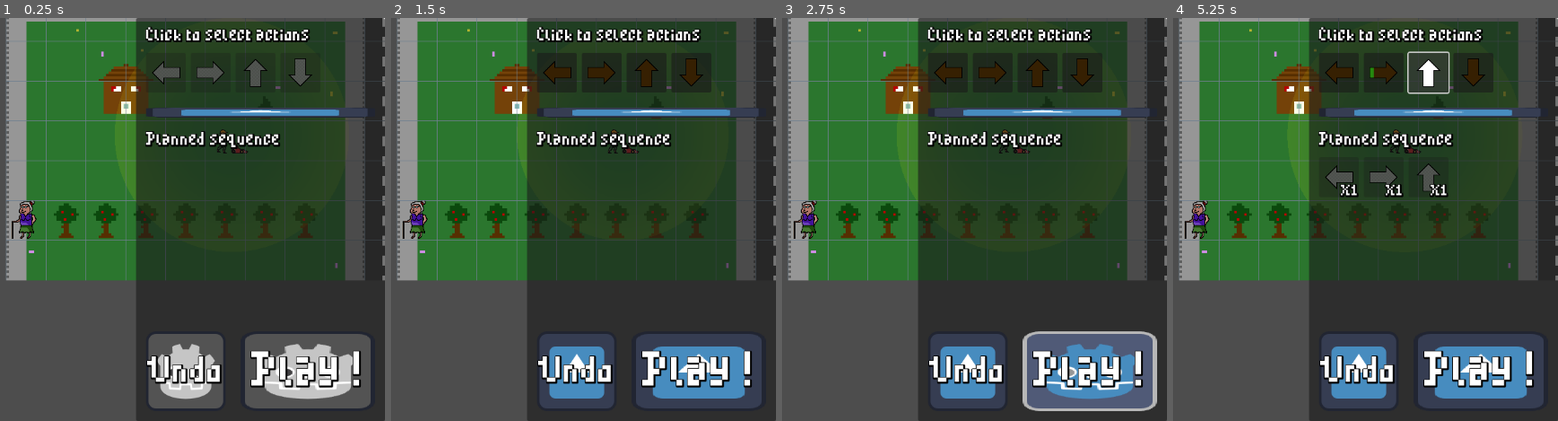
Above: before the commit, frames 1-4 (left to right).
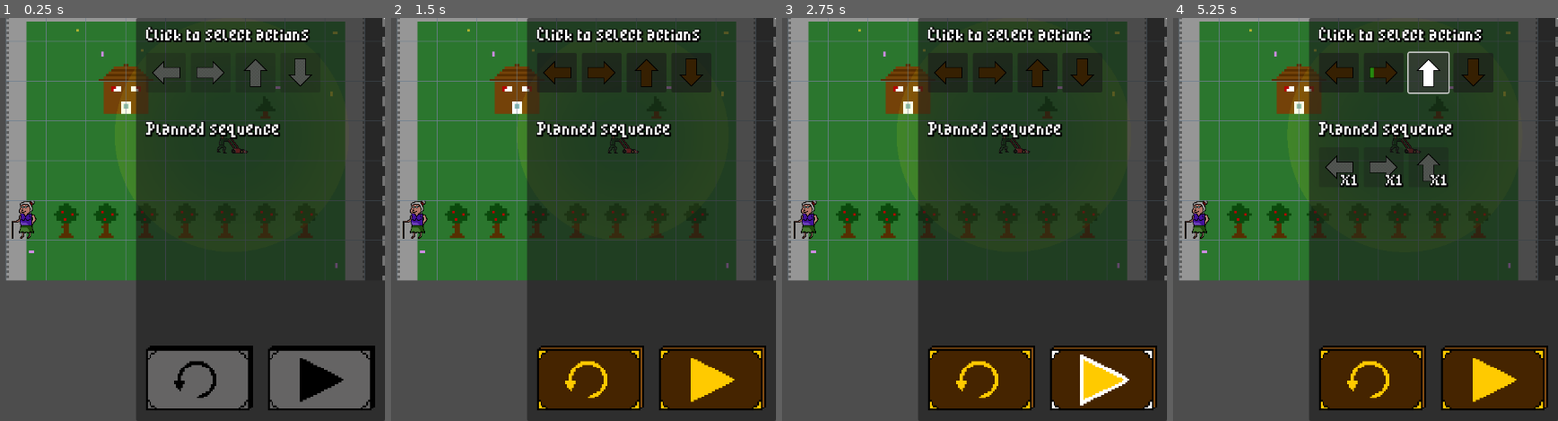
Above: after the commit, the same moments.

Repository: chrismeunier/EpicGameJam11
Game: Godot game, scene res://Levels/Lvl2WithControl.tscn
Same seed, same stepped clock (60 frames per second), same inputs: the game is played once before the commit and once after it. This scene is started directly instead of the project's main scene. The engine's default icon, where the game draws it, is replaced by a stand-in: a white triangle on a blue panel in a dark square. Sound files missing from this copy of the repository are replaced by a short silence.
Inputs (mouse positions are in pixels of both pictures, inside the frame that each line leads up to):
- Up to frame 1 (0.25 s): no input
- Up to frame 2 (1.5 s): tap Enter at 0.5, 1.25 s; move the mouse to (575, 199) at 0.52 s; hold D (Right) 0.53-1.28 s; hold Shift 0.53-1.28 s; move the mouse to (outside the picture) at 1.27 s; hold S (Down) from 1.28 s (still down); tap 2 at 1.35 s
- Up to frame 3 (2.75 s): release S (Down) at 2 s; click "Play !" at 2 s
- Up to frame 4 (5.25 s): click "Play !" at 2.75 s; click "0" at 3.5 s; click "1" at 4.25 s; click "2" at 5 s

The runs differ from the first frame. In frame 1, 11% of the frame differs, in the area x 37-98%, y 22-98%; in frame 2, 14%; in frame 3, 14%; in frame 4, 15%.

Commit message:
Adding new play/undo buttons

Diff:
--- a/interface/controls.tscn
+++ b/interface/controls.tscn
@@ -1,19 +1,23 @@
-[gd_scene load_steps=19 format=3 uid="uid://udway7ncy7id"]
+[gd_scene load_steps=23 format=3 uid="uid://udway7ncy7id"]
 
 [ext_resource type="Script" uid="uid://2mux5u6bkh0j" path="res://interface/controls.gd" id="1_ij41j"]
 [ext_resource type="PackedScene" uid="uid://dvjjg6cpbfily" path="res://interface/command_select.tscn" id="2_x0sgd"]
-[ext_resource type="Texture2D" uid="uid://cfar6npgupuuf" path="res://icon.svg" id="3_epadu"]
 [ext_resource type="PackedScene" uid="uid://jcmlafiwx4rg" path="res://interface/command_sequence.tscn" id="3_lodp2"]
 [ext_resource type="Theme" uid="uid://bo1gfp2uqybx" path="res://fonts/pixelFont.tres" id="5_2upaq"]
-[ext_resource type="Texture2D" uid="uid://bs7s25k1wngu0" path="res://Visuels/icons/iconSelect.svg" id="5_oghbf"]
+[ext_resource type="Texture2D" uid="uid://r5yi0e6mm6p" path="res://Visuels/undoPlay/sprite_buttons5.png" id="5_yxodr"]
 [ext_resource type="Script" uid="uid://couw105c3bde4" path="res://addons/godot_state_charts/state_chart.gd" id="6_krx4v"]
-[ext_resource type="Texture2D" uid="uid://drlimo86dlbvv" path="res://Visuels/icons/iconHover.svg" id="6_uqaec"]
+[ext_resource type="Texture2D" uid="uid://deubpgjmywwht" path="res://Visuels/undoPlay/sprite_buttons7.png" id="6_mywjj"]
+[ext_resource type="Texture2D" uid="uid://bd0gxgh3umqij" path="res://Visuels/undoPlay/sprite_buttons6.png" id="7_lwjjj"]
 [ext_resource type="Script" uid="uid://jk2jm1g6q853" path="res://addons/godot_state_charts/compound_state.gd" id="7_mi4ox"]
-[ext_resource type="Texture2D" uid="uid://bqn10tht0xpdd" path="res://Visuels/icons/iconGray.svg" id="7_vgvyt"]
 [ext_resource type="Script" uid="uid://cytafq8i1y8qm" path="res://addons/godot_state_charts/atomic_state.gd" id="8_65j56"]
+[ext_resource type="Texture2D" uid="uid://c75upcodsgvcs" path="res://Visuels/undoPlay/sprite_buttons4.png" id="8_ulxes"]
 [ext_resource type="Script" uid="uid://cf1nsco3w0mf6" path="res://addons/godot_state_charts/transition.gd" id="9_bnwvy"]
+[ext_resource type="Texture2D" uid="uid://dsr1wp466hkly" path="res://Visuels/undoPlay/sprite_buttons1.png" id="10_76tt1"]
+[ext_resource type="Texture2D" uid="uid://3pinnijdioar" path="res://Visuels/undoPlay/sprite_buttons3.png" id="11_olcju"]
+[ext_resource type="Texture2D" uid="uid://voihl2a5u4n3" path="res://Visuels/undoPlay/sprite_buttons2.png" id="12_w6mer"]
 [ext_resource type="Script" uid="uid://le5w1cm0ul8p" path="res://addons/godot_state_charts/expression_guard.gd" id="13_uqaec"]
 [ext_resource type="Script" uid="uid://c6l0181f4ytps" path="res://addons/godot_state_charts/guard.gd" id="13_vqsow"]
+[ext_resource type="Texture2D" uid="uid://cqwfrsspcjk1l" path="res://Visuels/undoPlay/sprite_buttons0.png" id="13_yldy7"]
 [ext_resource type="Script" uid="uid://bxprlw40wl0c3" path="res://addons/godot_state_charts/all_of_guard.gd" id="15_bohjk"]
 
 [sub_resource type="Resource" id="Resource_opka8"]
@@ -60,18 +64,15 @@
 unique_name_in_owner = true
 layout_mode = 2
 
-[node name="Separator" type="TextureRect" parent="PanelContainer/MainMarginContainer/MainVerticalLayout"]
-custom_minimum_size = Vector2(0, 16)
-layout_mode = 2
-texture = ExtResource("3_epadu")
-expand_mode = 1
+[node name="Spacer" type="Control" parent="PanelContainer/MainMarginContainer/MainVerticalLayout"]
+layout_mode = 2
 
 [node name="CommandSequence" parent="PanelContainer/MainMarginContainer/MainVerticalLayout" node_paths=PackedStringArray("control_state_chart") instance=ExtResource("3_lodp2")]
 unique_name_in_owner = true
 layout_mode = 2
 control_state_chart = NodePath("../../../../StateChart")
 
-[node name="Spacer" type="Control" parent="PanelContainer/MainMarginContainer/MainVerticalLayout"]
+[node name="Spacer2" type="Control" parent="PanelContainer/MainMarginContainer/MainVerticalLayout"]
 layout_mode = 2
 size_flags_vertical = 3
 
@@ -81,16 +82,18 @@
 
 [node name="UndoButton" type="TextureButton" parent="PanelContainer/MainMarginContainer/MainVerticalLayout/HBoxContainer"]
 unique_name_in_owner = true
+custom_minimum_size = Vector2(0, 106)
 layout_mode = 2
 size_flags_horizontal = 3
-size_flags_stretch_ratio = 0.5
-texture_normal = ExtResource("3_epadu")
-texture_pressed = ExtResource("5_oghbf")
-texture_hover = ExtResource("6_uqaec")
-texture_disabled = ExtResource("7_vgvyt")
-stretch_mode = 0
+texture_normal = ExtResource("5_yxodr")
+texture_pressed = ExtResource("6_mywjj")
+texture_hover = ExtResource("7_lwjjj")
+texture_disabled = ExtResource("8_ulxes")
+ignore_texture_size = true
+stretch_mode = 5
 
 [node name="Label" type="Label" parent="PanelContainer/MainMarginContainer/MainVerticalLayout/HBoxContainer/UndoButton"]
+visible = false
 layout_mode = 1
 anchors_preset = 8
 anchor_left = 0.5
@@ -113,13 +116,14 @@
 unique_name_in_owner = true
 layout_mode = 2
 size_flags_horizontal = 3
-texture_normal = ExtResource("3_epadu")
-texture_pressed = ExtResource("5_oghbf")
-texture_hover = ExtResource("6_uqaec")
-texture_disabled = ExtResource("7_vgvyt")
-stretch_mode = 0
+texture_normal = ExtResource("10_76tt1")
+texture_pressed = ExtResource("11_olcju")
+texture_hover = ExtResource("12_w6mer")
+texture_disabled = ExtResource("13_yldy7")
+stretch_mode = 5
 
 [node name="Label" type="Label" parent="PanelContainer/MainMarginContainer/MainVerticalLayout/HBoxContainer/PlayButton"]
+visible = false
 layout_mode = 1
 anchors_preset = 8
 anchor_left = 0.5
Binary file added: Visuels/undoPlay/sprite_buttons0.png
Not shown, added: Visuels/undoPlay/sprite_buttons0.png.import
Binary file added: Visuels/undoPlay/sprite_buttons1.png
Not shown, added: Visuels/undoPlay/sprite_buttons1.png.import
Binary file added: Visuels/undoPlay/sprite_buttons2.png
Not shown, added: Visuels/undoPlay/sprite_buttons2.png.import
Binary file added: Visuels/undoPlay/sprite_buttons3.png
Not shown, added: Visuels/undoPlay/sprite_buttons3.png.import
Binary file added: Visuels/undoPlay/sprite_buttons4.png
Not shown, added: Visuels/undoPlay/sprite_buttons4.png.import
Binary file added: Visuels/undoPlay/sprite_buttons5.png
Not shown, added: Visuels/undoPlay/sprite_buttons5.png.import
(and 4 more such lines)
